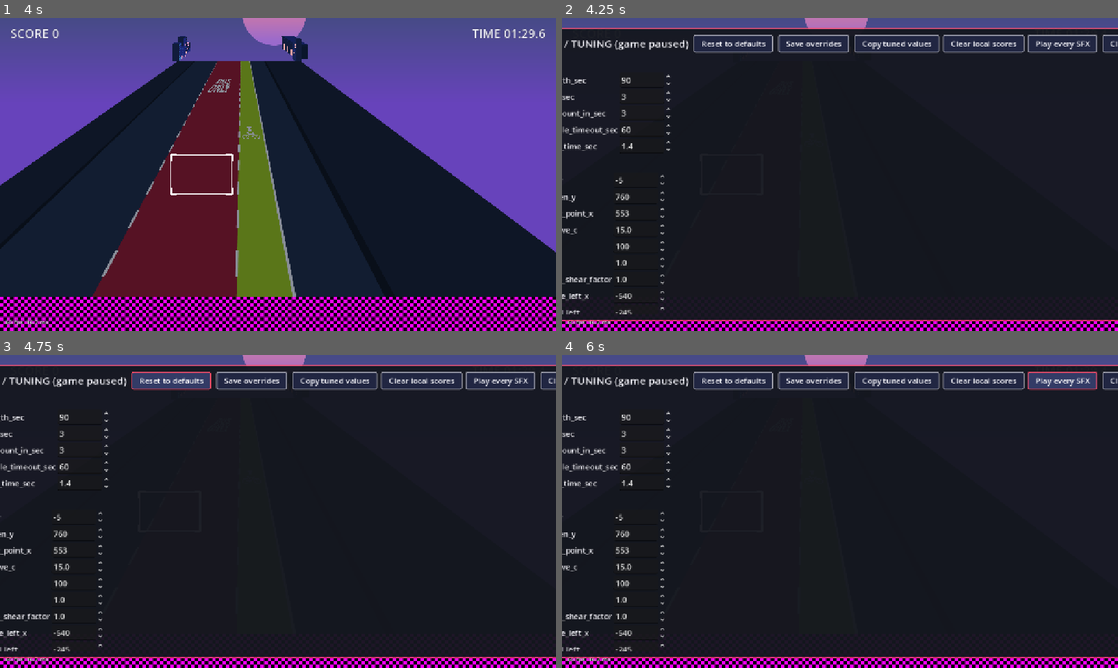
Above: before the commit, frames 1-4 (two rows, left to right).
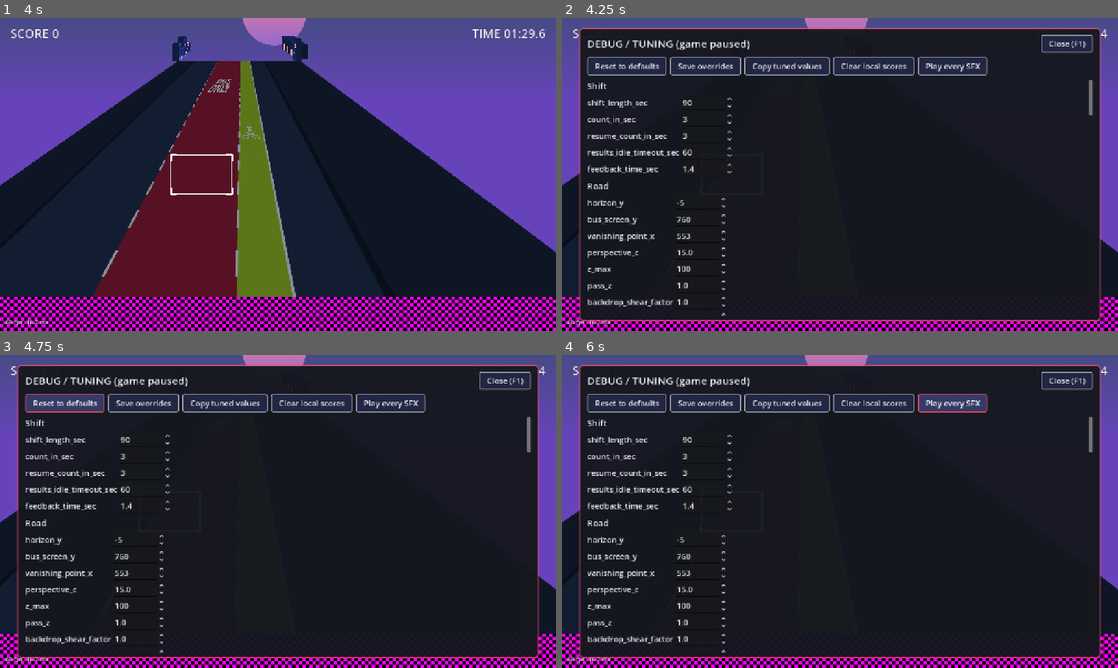
Above: after the commit, the same moments.

Repository: tkforgeworks/robo-narc
Game: Godot game, scene res://scenes/core/main.tscn
Two runs of this game, one before a commit and one after it. Both use one fixed random seed, a clock stepped at 60 frames per second and the inputs below.
Inputs (mouse positions are in pixels of both pictures, inside the frame that each line leads up to):
- Up to frame 1 (4 s): tap Enter at 0.5, 3.5 s; move the mouse to (400, 158) at 0.52 s; hold D (move_right) 0.53-1.25 s; hold Space (capture) 0.53-1.25 s; click (400, 158) at 0.67 s; drag from (166, 190) to (278, 174) at 1.27 s; tap Space (capture) at 2 s; move the mouse to (333, 105) at 2.02 s; hold D (move_right) 2.03-2.75 s; tap Alt at 2.1 s; drag from (250, 237) to (111, 127) at 2.77 s; move the mouse to (444, 221) at 3.52 s; hold A (move_left) from 3.53 s (still down); hold Space (capture) from 3.53 s (still down)
- Up to frame 2 (4.25 s): keep holding A (move_left); keep holding Space (capture); tap F1 (debug_menu) at 4.15 s
- Up to frame 3 (4.75 s): release A (move_left) at 4.25 s; release Space (capture) at 4.25 s; click "Reset to defaults" at 4.25 s
- Up to frame 4 (6 s): click "Save overrides" at 5 s; click "Play every SFX" at 5.75 s

Frame 1 is identical in both runs. In frame 2, 16% of the frame differs, in the area x 0-100%, y 3-97%; in frame 3, 16%; in frame 4, 16%.

Commit message:
debug: keep the tuning menu inside the viewport when actions are registered
The header HBox held the title, reset/save, every registered action, and
close in one row. With the title and gameplay screens' actions registered
its minimum width (1446 px) exceeded the 1280 px viewport, so the panel
grew past both edges and hid the Close button. Reset, save, and registered
actions now live in an HFlowContainer under the header that wraps as
needed; the title trims with an ellipsis instead of forcing width.

Co-Authored-By: Claude Fable 5.1 <noreply@anthropic.com>

Diff:
--- a/scenes/core/debug_menu.tscn
+++ b/scenes/core/debug_menu.tscn
@@ -50,26 +50,28 @@
 size_flags_horizontal = 3
 theme_override_font_sizes/font_size = 24
 text = "DEBUG / TUNING (game paused)"
-
-[node name="ResetButton" type="Button" parent="Root/Margin/Column/Header"]
-unique_name_in_owner = true
-layout_mode = 2
-text = "Reset to defaults"
-
-[node name="SaveButton" type="Button" parent="Root/Margin/Column/Header"]
-unique_name_in_owner = true
-layout_mode = 2
-text = "Save overrides"
-
-[node name="Actions" type="HBoxContainer" parent="Root/Margin/Column/Header"]
-unique_name_in_owner = true
-layout_mode = 2
-theme_override_constants/separation = 8
+text_overrun_behavior = 3
 
 [node name="CloseButton" type="Button" parent="Root/Margin/Column/Header"]
 unique_name_in_owner = true
 layout_mode = 2
 text = "Close (F1)"
+
+[node name="Actions" type="HFlowContainer" parent="Root/Margin/Column"]
+unique_name_in_owner = true
+layout_mode = 2
+theme_override_constants/h_separation = 8
+theme_override_constants/v_separation = 6
+
+[node name="ResetButton" type="Button" parent="Root/Margin/Column/Actions"]
+unique_name_in_owner = true
+layout_mode = 2
+text = "Reset to defaults"
+
+[node name="SaveButton" type="Button" parent="Root/Margin/Column/Actions"]
+unique_name_in_owner = true
+layout_mode = 2
+text = "Save overrides"
 
 [node name="Scroll" type="ScrollContainer" parent="Root/Margin/Column"]
 layout_mode = 2
--- a/src/core/debug/debug_menu.gd
+++ b/src/core/debug/debug_menu.gd
@@ -24,7 +24,7 @@
 
 @onready var _root: Control = $Root
 @onready var _sections: VBoxContainer = %Sections
-@onready var _actions_box: HBoxContainer = %Actions
+@onready var _actions_box: Container = %Actions
 @onready var _reset_button: Button = %ResetButton
 @onready var _save_button: Button = %SaveButton
 @onready var _close_button: Button = %CloseButton
@@ -75,7 +75,7 @@
 	closed.emit()
 
 
-## Adds (or replaces, by label) a button in the header row.
+## Adds (or replaces, by label) a button in the wrapping toolbar row under the header.
 func register_action(label: String, action: Callable) -> void:
 	if _actions.has(label):
 		(_actions[label] as Button).queue_free()
